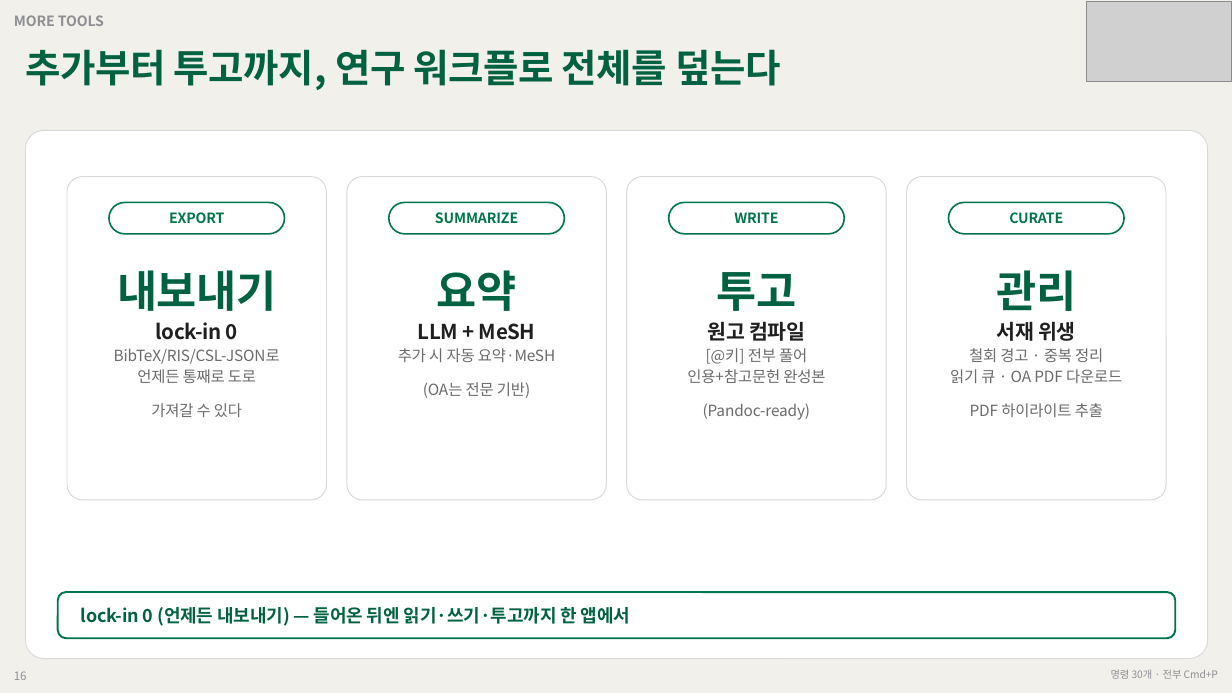
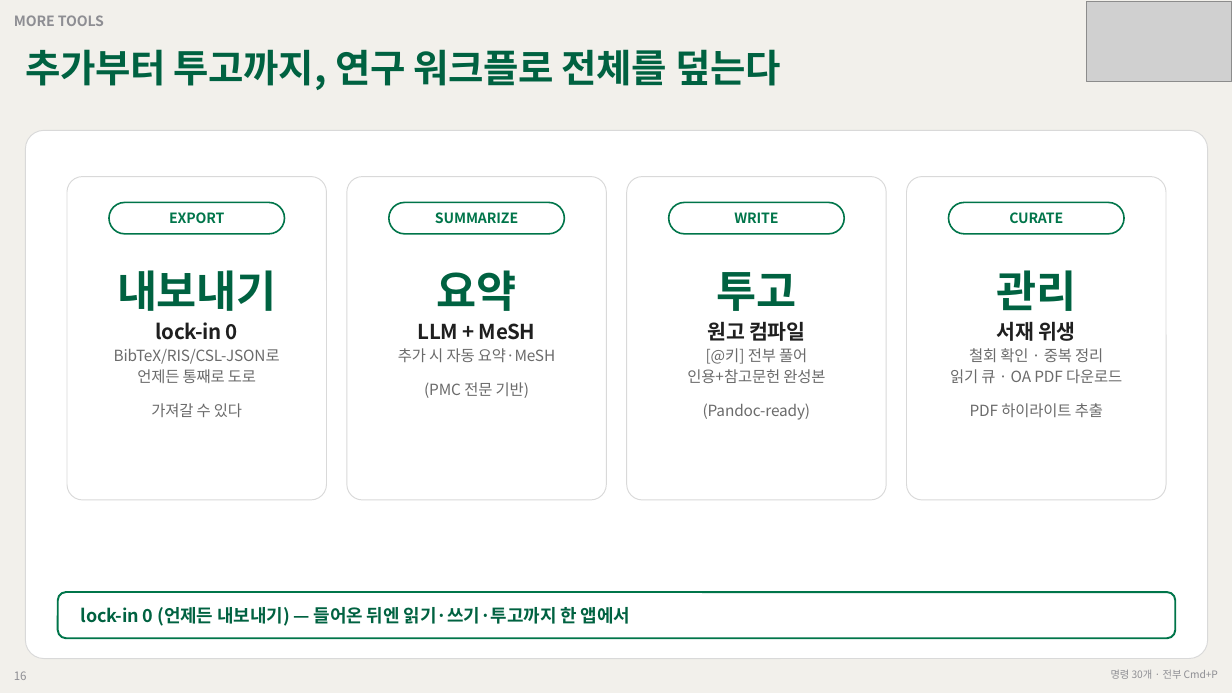
Before and after one commit to grotyx/rag-obsidian, a slide deck: slide 16 of presentation/rag_obsidian_deck.pptx. Drawn at 1232x693 pixels with LibreOffice and Linux fonts; fonts in the diff are those of the drawing; grey boxes stand for pictures. Boxes give left, top, right and bottom in pixels: in the first picture for what was removed or moved away, otherwise in the second. Text is boxed around its words. In the diff, an @@ line names an element or a change of style, - is before the commit and + after.

```diff
--- a/presentation/rag_obsidian_deck.pptx
+++ b/presentation/rag_obsidian_deck.pptx
@@ text at [398, 348, 555, 398]: text changed @@
-추가 시 자동 요약·MeSH
-(OA는 전문 기반)
+추가 시 자동 요약·MeSH
+(PMC 전문 기반)
@@ text at [950, 348, 1122, 417]: text changed @@
-철회 경고 · 중복 정리
-읽기 큐 · OA PDF 다운로드
-PDF 하이라이트 추출
+철회 확인 · 중복 정리
+읽기 큐 · OA PDF 다운로드
+PDF 하이라이트 추출
```
Also in this commit, not shown: 4 other slides changed, 4 other files.
